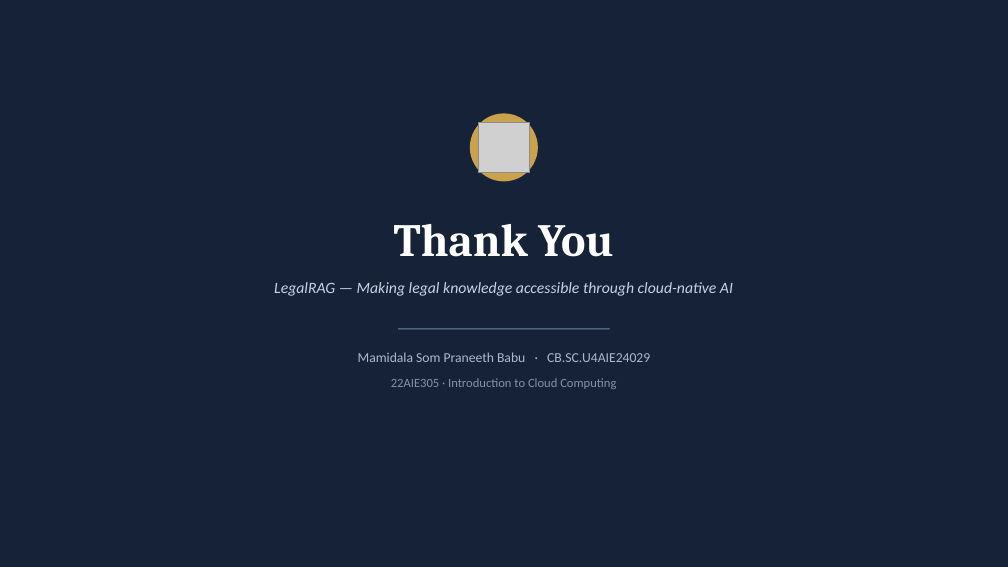
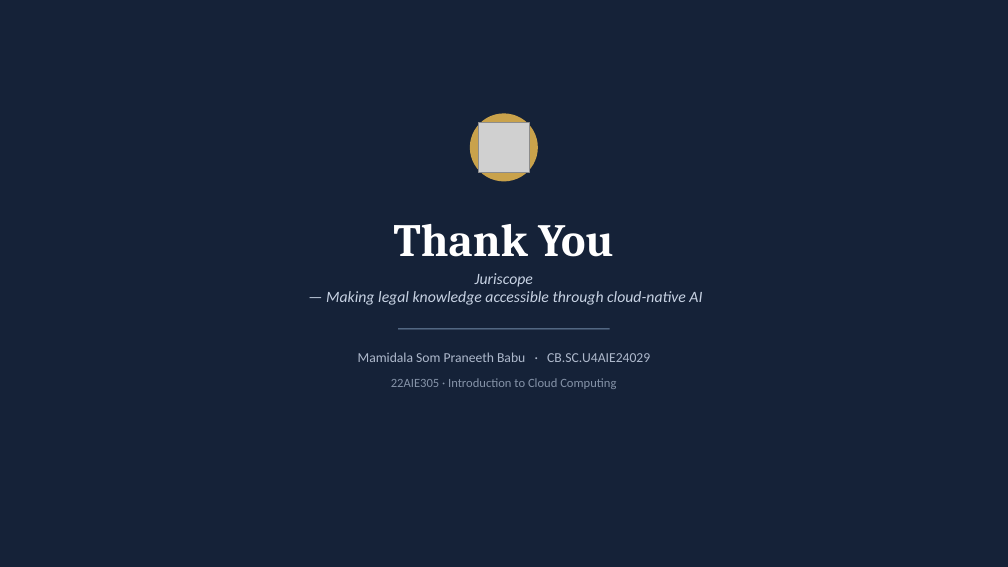
Before and after one commit to praann07/Juriscope, a slide deck: slide 16 of LegalRAG_Zeroth_Review.pptx (slide 17 before the commit). Drawn at 1008x567 pixels with LibreOffice and Linux fonts; fonts in the diff are those of the drawing; grey boxes stand for pictures. Boxes give left, top, right and bottom in pixels: in the first picture for what was removed or moved away, otherwise in the second. Text is boxed around its words. In the diff, an @@ line names an element or a change of style, - is before the commit and + after.

```diff
--- a/LegalRAG_Zeroth_Review.pptx
+++ b/LegalRAG_Zeroth_Review.pptx
@@ text at (326, 273, 702, 305): text changed @@
-LegalRAG — Making legal knowledge accessible through cloud-native AI
+Juriscope
+— Making legal knowledge accessible through cloud-native AI
```
Also in this commit, not shown: 1 other slide changed, 1 slide removed, 20 other files.
